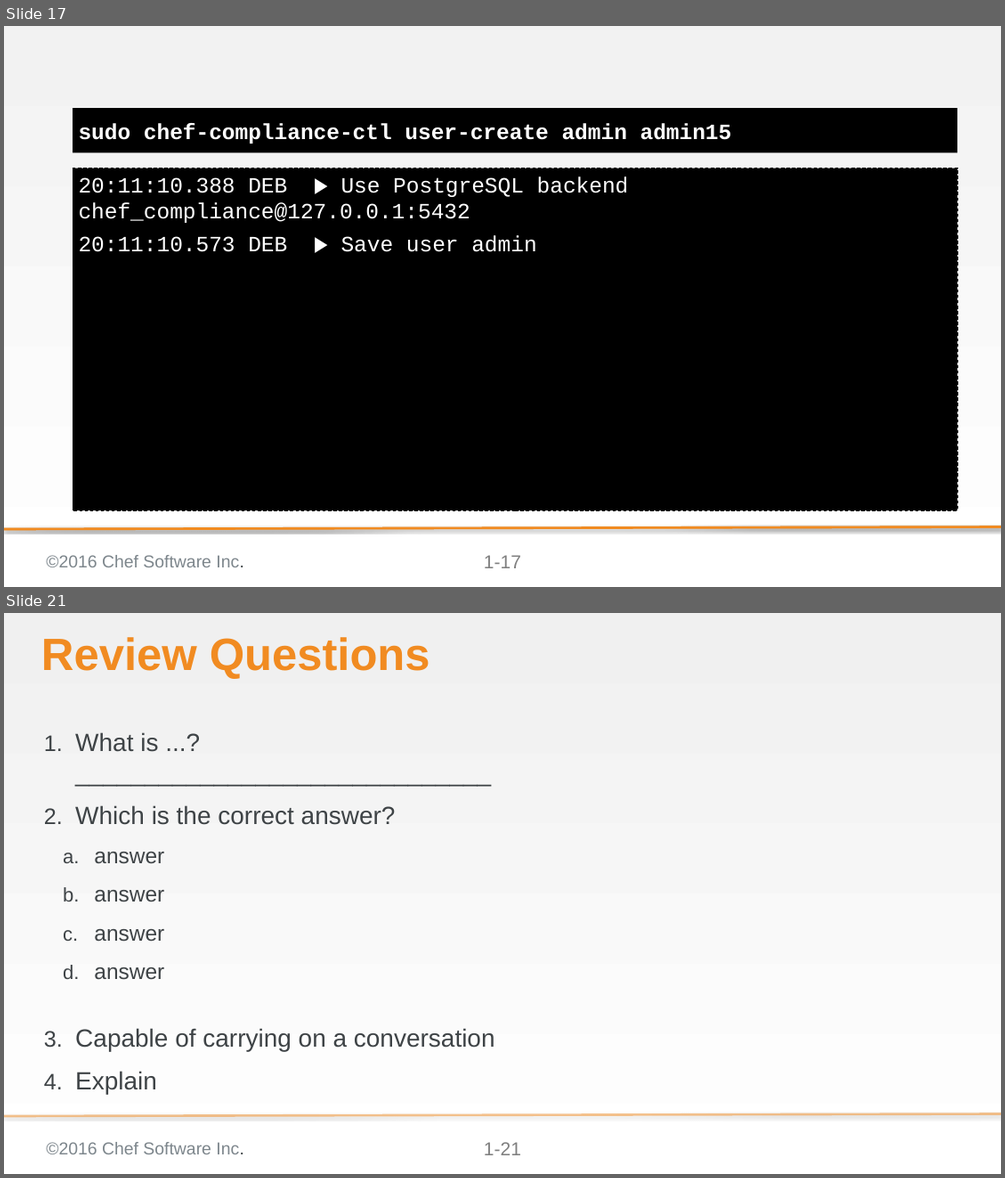
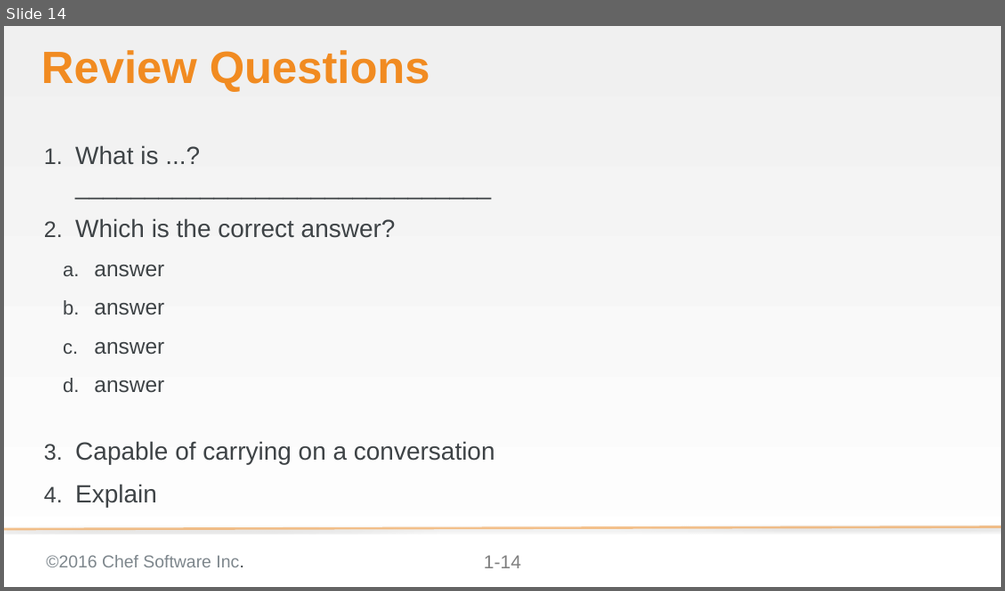
Before and after one commit to bchamby/chef-compliance-installation-configuration-operation, a slide deck: 01-Intro.pptx. Shown one above the other, each under a label of ours: slides 17 and 21 before the commit, slide 14 after it; the slides between them are not shown. The pictures are 1005x1178 and 1005x591 pixels, drawn with LibreOffice and Linux fonts; fonts in the diff are those of the drawing; background and template pictures are left out. Boxes give left, top, right and bottom in pixels: in the first picture for what was removed or moved away, otherwise in the second. Text is boxed around its words. In the diff, an @@ line names an element or a change of style, - is before the commit and + after.

```diff
--- a/01-Intro.pptx
+++ b/01-Intro.pptx
@@ slide 17 removed at box(4, 26, 1001, 587), background gradient #F2F2F2 to #FFFFFF; not listed: 3 template elements that a slide beside it also shows @@
@@ text removed at box(73, 108, 957, 152) @@
-sudo chef-compliance-ctl user-create admin admin15
@@ text removed at box(73, 168, 957, 510) @@
-20:11:10.388 DEB ▶ Use PostgreSQL backend chef_compliance@127.0.0.1:5432
-20:11:10.573 DEB ▶ Save user admin
@@ line removed from (1001, 527) to (4, 529) @@
@@ what was slide 21 is now slide 14 @@
@@ page number at box(484, 555, 521, 568): text changed @@
-1-21
+1-14
```
Also in this commit, not shown: 6 other slides removed.
